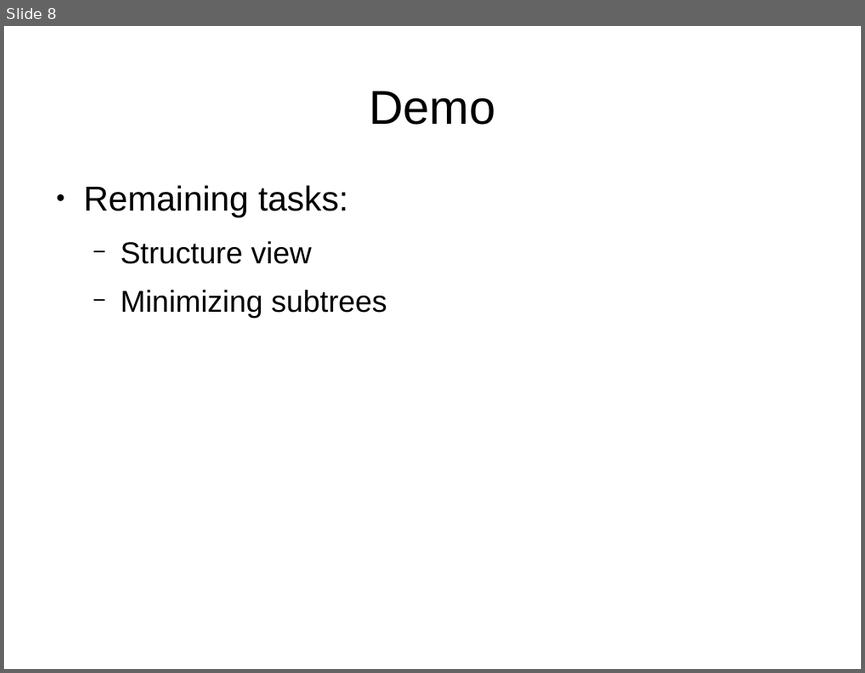
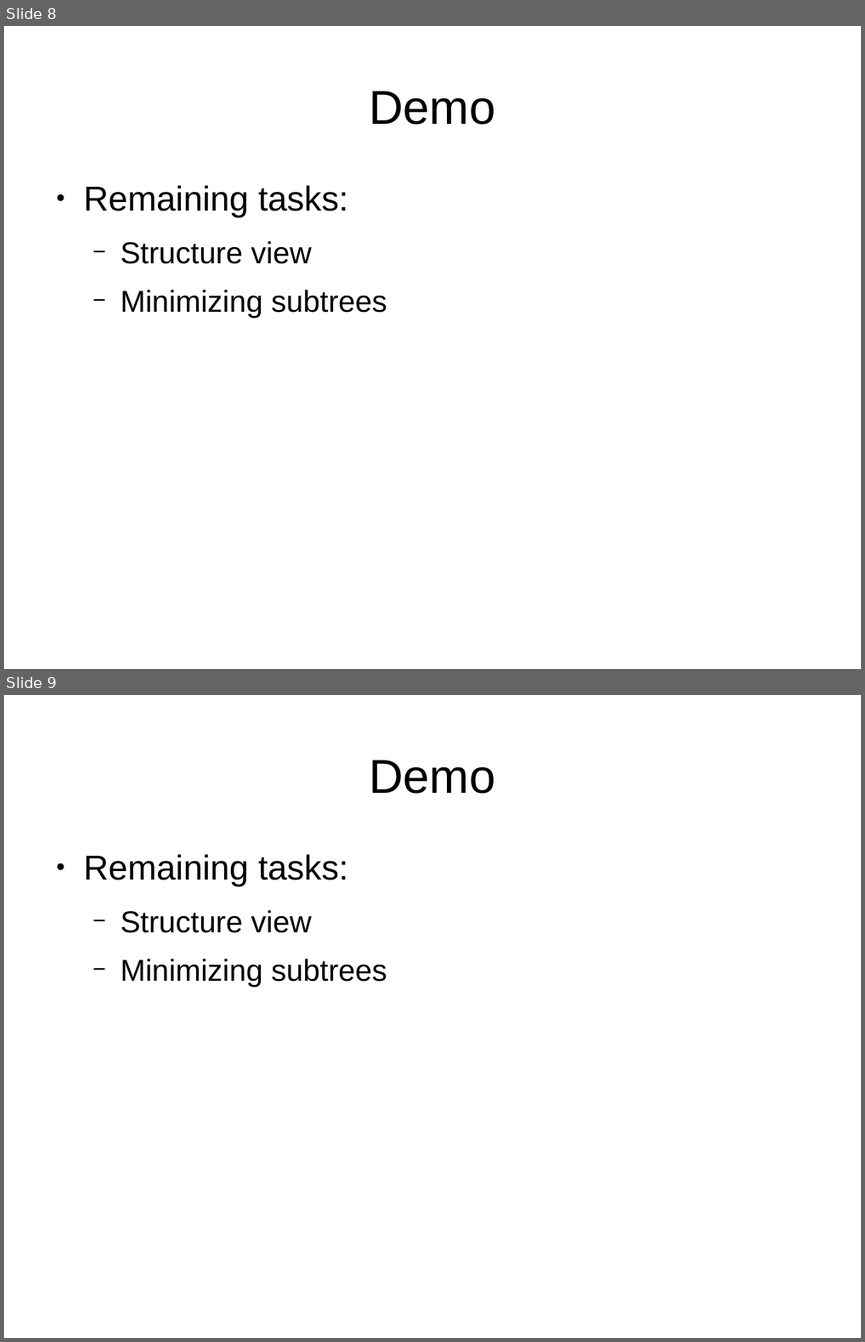
Before and after one commit to seachel/Treehehe, a slide deck: Presentation/VA_presentation.odp. Shown one above the other, each under a label of ours: slide 8 before the commit, slides 8 and 9 after it. The pictures are 865x673 and 865x1342 pixels, drawn with LibreOffice and Linux fonts; fonts in the diff are those of the drawing. Boxes give left, top, right and bottom in pixels: in the first picture for what was removed or moved away, otherwise in the second. Text is boxed around its words. In the diff, an @@ line names an element or a change of style, - is before the commit and + after.

```diff
--- a/Presentation/VA_presentation.odp
+++ b/Presentation/VA_presentation.odp
@@ slide 9 added at (4,695,861,1338), background #FFFFFF @@
@@ title added at (369,760,495,794), 44 pt, text #000000 @@
+Demo
@@ text added at (84,854,386,987), 28 pt, text #000000 @@
+● Remaining tasks:
+  − Structure view
+  − Minimizing subtrees
```
